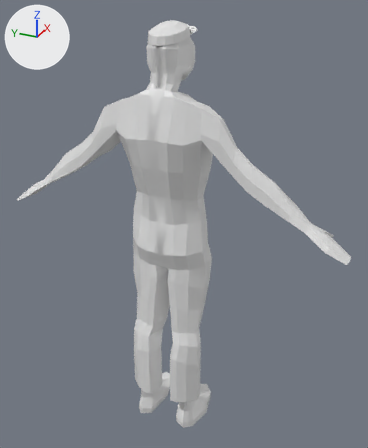
Before and after pictures for a commit that changed the FBX model Assets/Characters/Worker 2.0/SM_Worker.fbx.
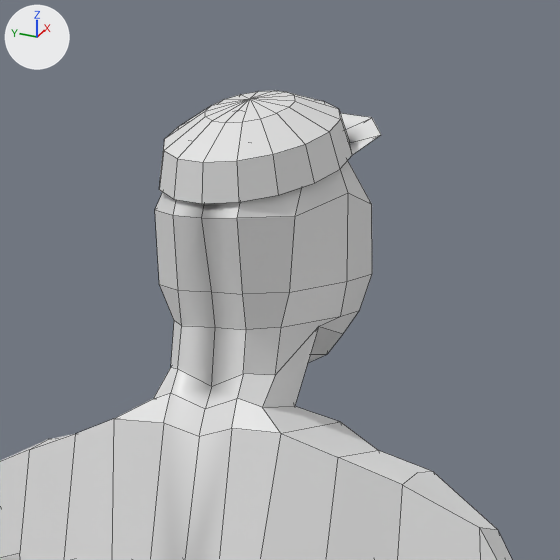
There are two pictures of each version: one whole from a 50 mm lens placed at (-1.795, -0.874, 1.013), pointed at (0.074, -0.033, 0.079), one close up on the part from 30% to 65% of the width and 0% to 28% of the height. The axes (+X, +Y, +Z) are drawn at upper left. The lights are the same throughout. The close-ups show mesh edges as thin lines. Where no turn or scale is listed for an object, it has been applied to the vertices. Vertices at the same position are counted once.

In view in the first close-up: 'Worker'.
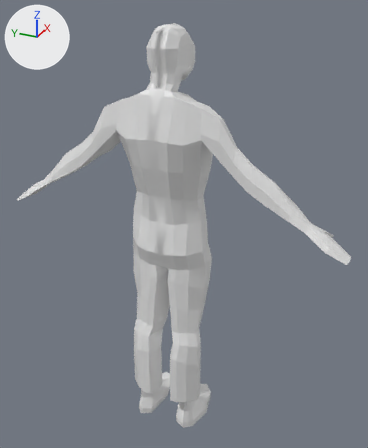
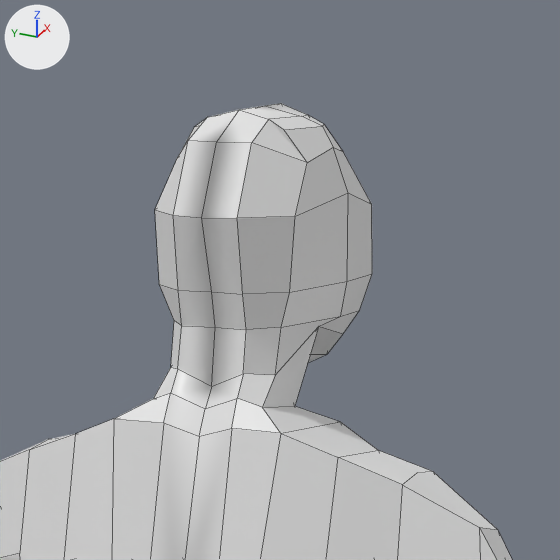
Where the newer file only moved an object's origin or applied its transform, the numbers keep the older frame.

The change in detail:
me_sphere has 615 vertices, 608 faces and spans x -0.16..0.17, y -0.76..0.76, z -1.8..0.03.
me_sphere is used by ob_worker; location (0.009, 0.0, 0.883).
me_sphere part 1: the loose piece of 59 vertices spanning x -0.1..0.16, y -0.08..0.08, z -0.05..0.03 is deleted.

Pixel boxes [x1, y1, x2, y2] of what changed, in the close-ups (560 x 560 px):
'Worker', reshaped: before [0, 91, 512, 560]; after [0, 103, 512, 560]
part 1 of me_sphere, deleted: before [159, 91, 381, 204]
